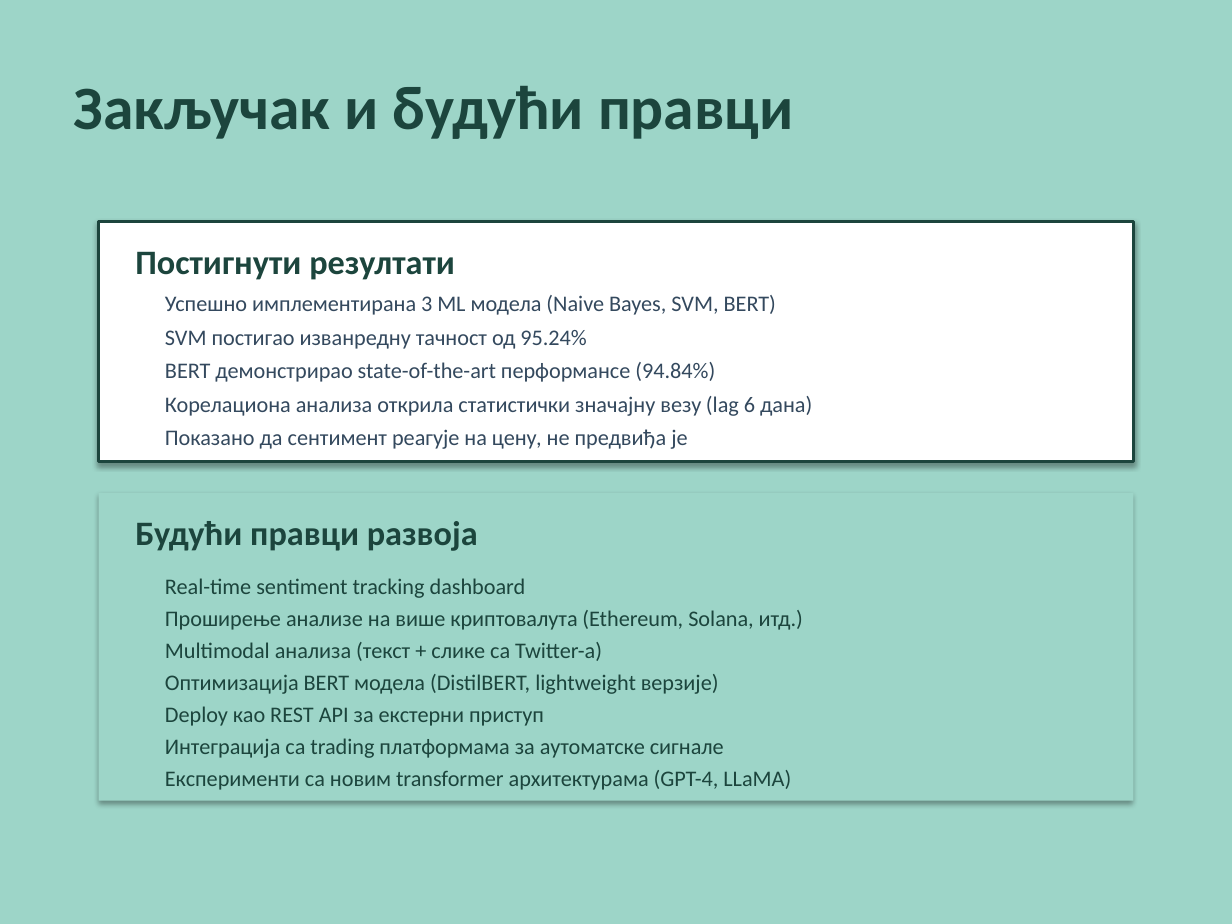
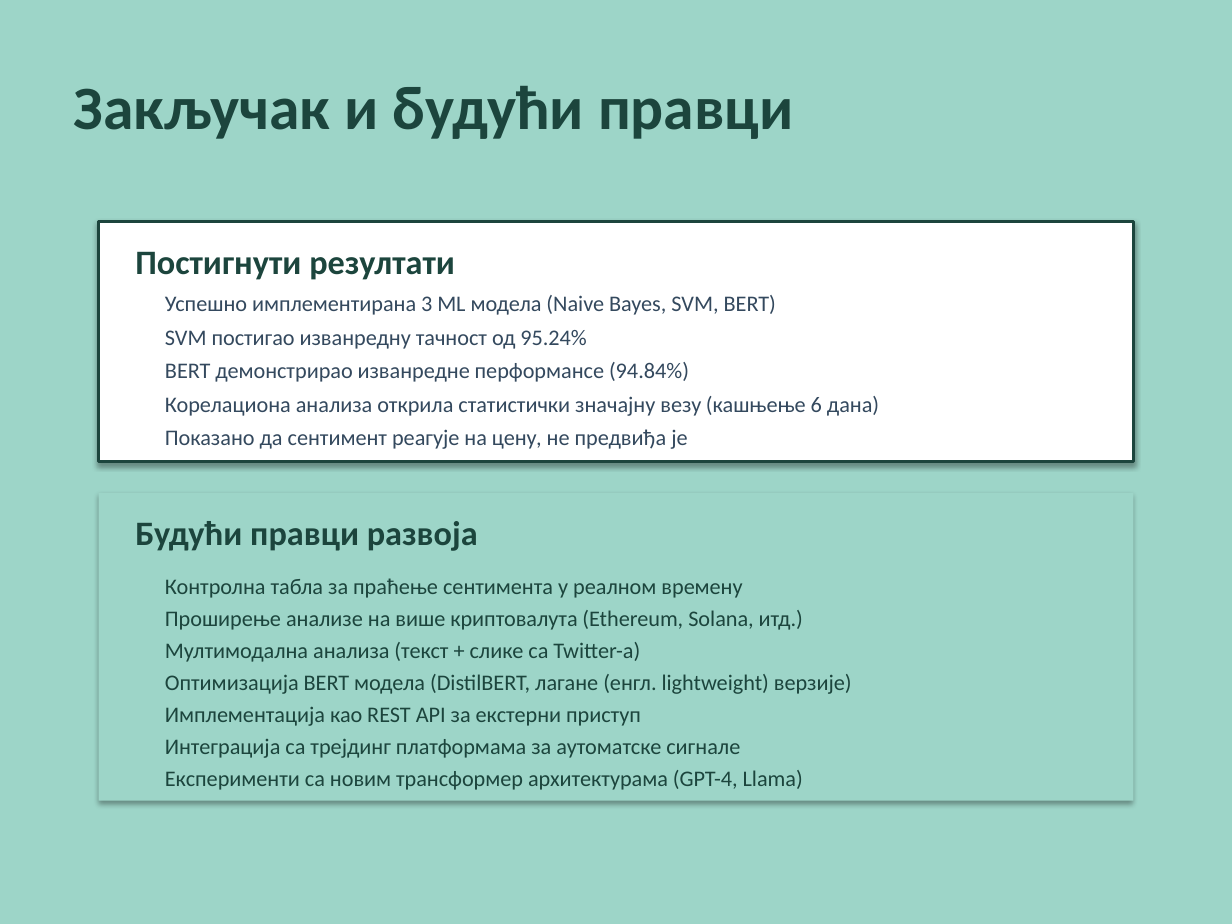
Before and after one commit to borisletic/diplomski, a slide deck: slide 15 of Prezentacija_Diplomski_Boris_Letic_RA_207_2021.pptx. Drawn at 1232x924 pixels with LibreOffice and Linux fonts; fonts in the diff are those of the drawing. Boxes give left, top, right and bottom in pixels: in the first picture for what was removed or moved away, otherwise in the second. Text is boxed around its words. In the diff, an @@ line names an element or a change of style, - is before the commit and + after.

```diff
--- a/Prezentacija_Diplomski_Boris_Letic_RA_207_2021.pptx
+++ b/Prezentacija_Diplomski_Boris_Letic_RA_207_2021.pptx
@@ text at [165, 362, 879, 416]: text changed @@
-BERT демонстрирао state-of-the-art перформансе (94.84%)
-Корелациона анализа открила статистички значајну везу (lag 6 дана)
+BERT демонстрирао изванредне перформансе (94.84%)
+Корелациона анализа открила статистички значајну везу (кашњење 6 дана)
@@ text at [165, 578, 742, 598]: text changed @@
-Real-time sentiment tracking dashboard
+Контролна табла за праћење сентимента у реалном времену
@@ text at [165, 642, 852, 790]: text changed @@
-Multimodal анализа (текст + слике са Twitter-а)
-Оптимизација BERT модела (DistilBERT, lightweight верзије)
-Deploy као REST API за екстерни приступ
-Интеграција са trading платформама за аутоматске сигнале
-Експерименти са новим transformer архитектурама (GPT-4, LLaMA)
+Мултимодална анализа (текст + слике са Twitter-а)
+Оптимизација BERT модела (DistilBERT, лагане (енгл. lightweight) верзије)
+Имплементација као REST API за екстерни приступ
+Интеграција са трејдинг платформама за аутоматске сигнале
+Експерименти са новим трансформер архитектурама (GPT-4, Llama)
```
Also in this commit, not shown: 10 other slides changed, 1 other file.
